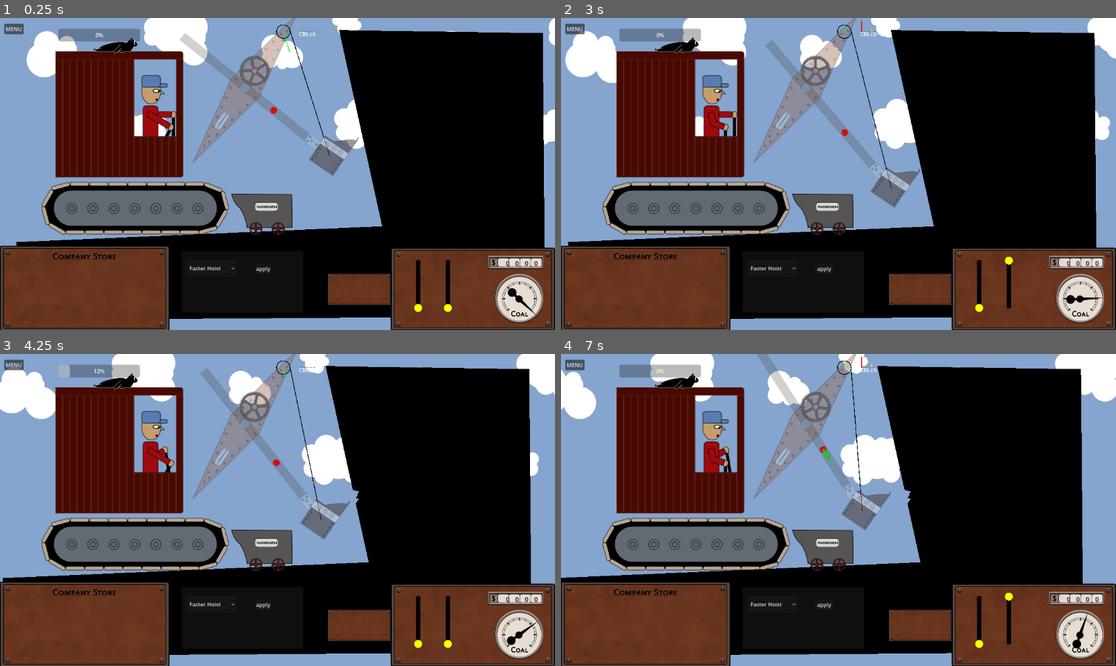
Above: before the commit, frames 1-4 (two rows, left to right).
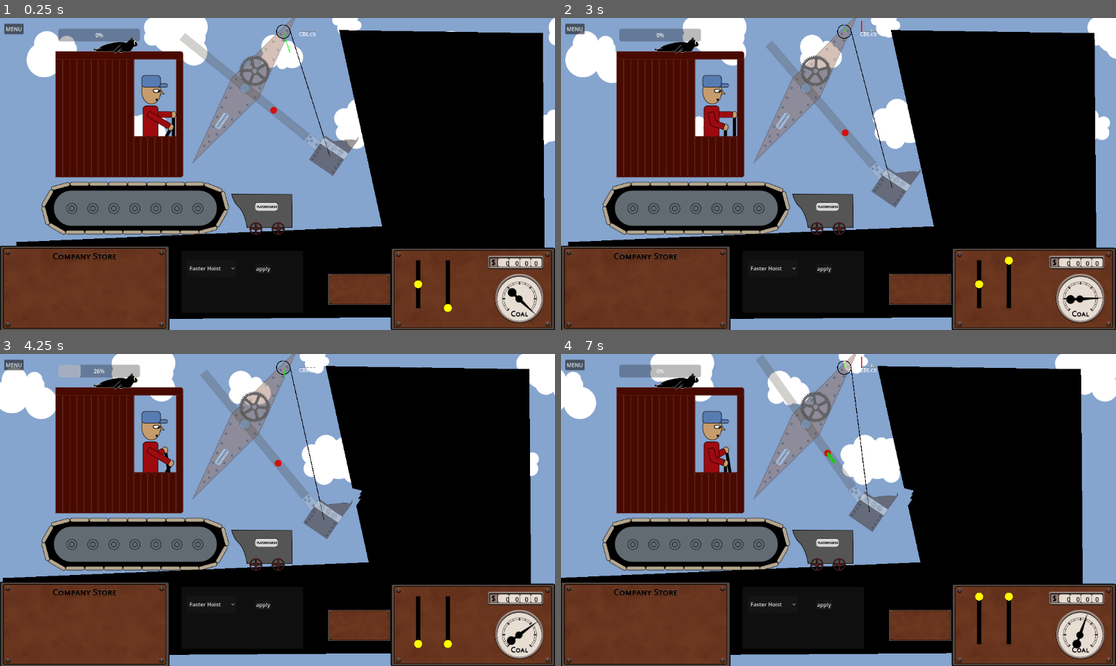
Above: after the commit, the same moments.

Repository: Lobbsterwaffles/Steam-Shov
Game: Godot game, scene res://jonly.tscn
Two runs of this game, one before a commit and one after it. Both use one fixed random seed, a clock stepped at 60 frames per second and the inputs below.
Inputs:
- Up to frame 1 (0.25 s): no input
- Up to frame 2 (3 s): hold Q (hoist_up) 0.53-1.28 s; hold B (bucket_release) 0.53-1.28 s; hold Shift (crowd_brake) 1.28-2.03 s; tap O (crowd_in) at 1.35 s; hold P (crowd_out) 2.03-2.78 s; hold Q (hoist_up) from 2.03 s (still down); tap B (bucket_release) at 2.85 s
- Up to frame 3 (4.25 s): release Q (hoist_up) at 3.53 s; hold Shift (crowd_brake) from 3.53 s (still down); hold O (crowd_in) from 3.53 s (still down)
- Up to frame 4 (7 s): release O (crowd_in) at 4.28 s; tap P (crowd_out) at 4.35 s; hold B (bucket_release) 5.03-5.78 s; release Shift (crowd_brake) at 5.78 s; hold Q (hoist_up) from 5.78 s (still down); tap O (crowd_in) at 5.85 s; hold P (crowd_out) from 6.53 s (still down)

The runs differ from the first frame. In frame 1, less than 0.1% of the frame differs, in the area x 74-77%, y 83-95%; in frame 2, 0.4%; in frame 3, 0.8%; in frame 4, 1.3%, in the area x 35-77%, y 0-95%.

Commit message:
crowdlever

Diff:
--- a/cro2.gd
+++ b/cro2.gd
@@ -8,6 +8,7 @@
 var pinjoint : PinJoint2D
 var clutch_phase := 0.0
 const CLUTCH_PRESS_T := 0.23
+const CLUTCH_RELEASE_T := 0.1
 
 func _ready() -> void:
 	MachineState.bind(apply_upgrade)
@@ -48,10 +49,13 @@
 			clutch_phase = 0
 		clutch_phase = move_toward(clutch_phase, 1, dt / CLUTCH_PRESS_T)
 	else:
-		clutch_phase = 0
+		clutch_phase = move_toward(clutch_phase, 0, dt / CLUTCH_RELEASE_T)
 
 	%crowd_gear.angular_velocity = forcedir.dot(linear_velocity) * gear_speed_coef
 	forcedir *= drive_force * clutch_phase
+
+	var hlpos := 0.5*(1+clutch_phase)
+	%crowd_lever.set_lever_position(hlpos)
 
 	state.apply_central_force(forcedir)
 
